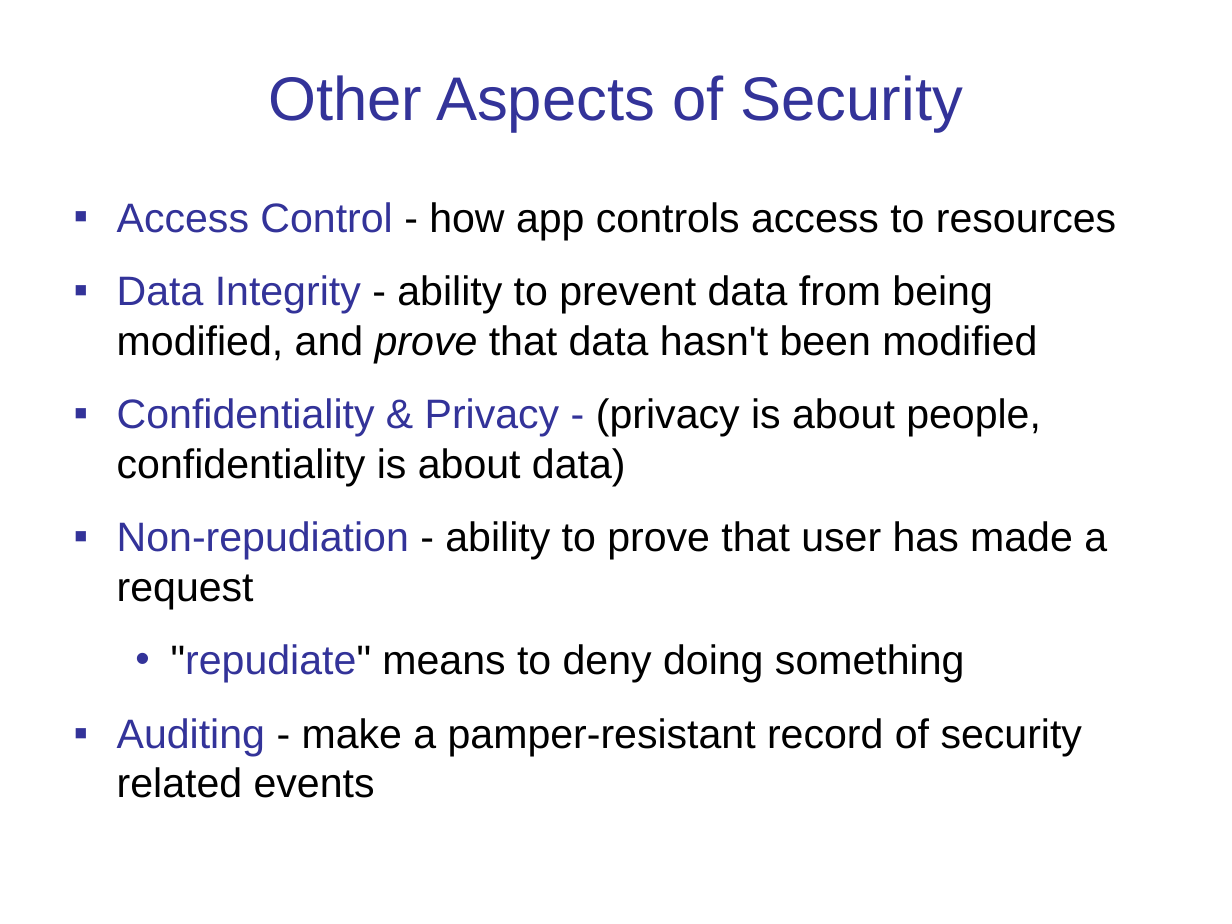
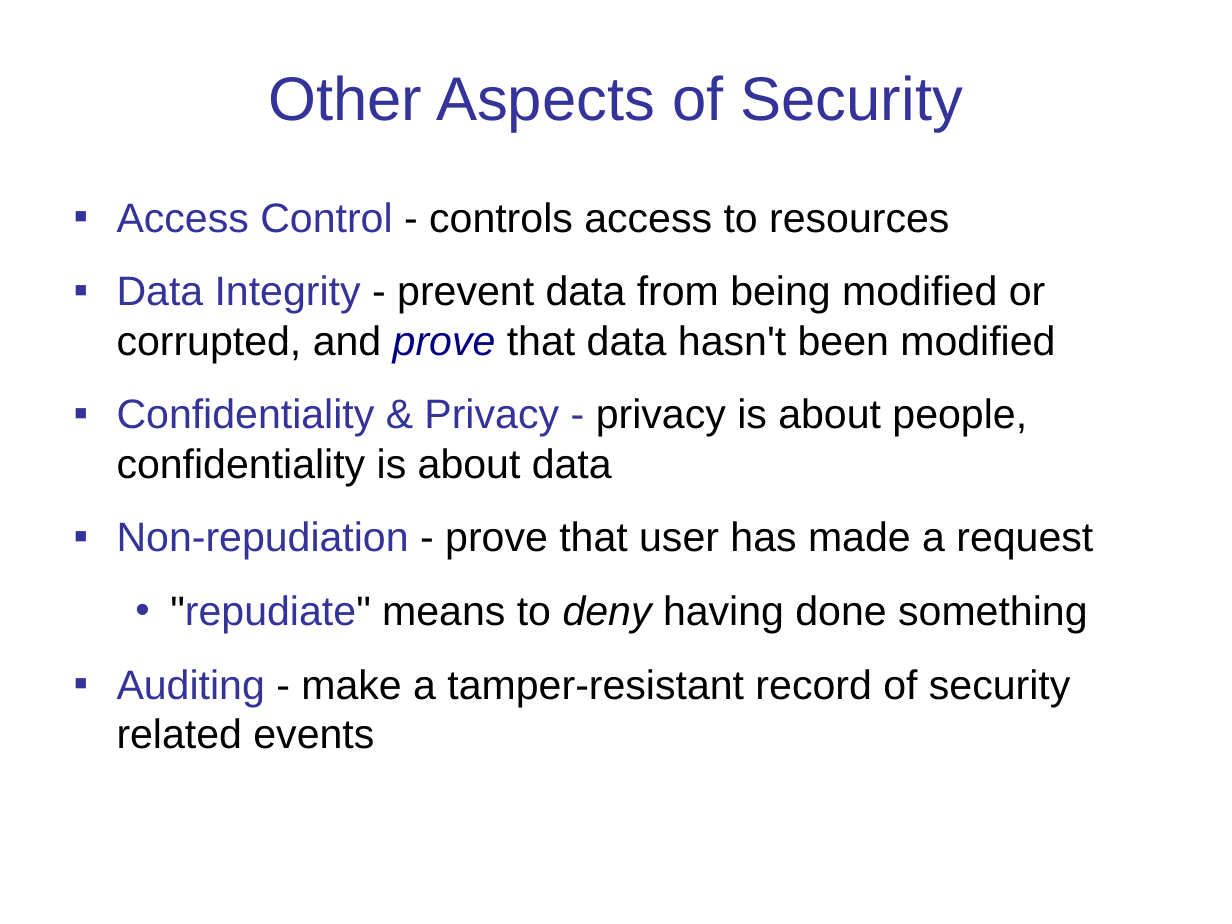
Before and after one commit to cpske/ISP, a slide deck: slide 3 of authentication/Authentication-and-Authorization.ppt. Drawn at 1232x924 pixels with LibreOffice and Linux fonts; fonts in the diff are those of the drawing. Boxes give left, top, right and bottom in pixels: in the first picture for what was removed or moved away, otherwise in the second. Text is boxed around its words. In the diff, an @@ line names an element or a change of style, - is before the commit and + after.

```diff
--- a/authentication/Authentication-and-Authorization.ppt
+++ b/authentication/Authentication-and-Authorization.ppt
@@ text at (117,202,1093,749): text changed @@
-▪ Access Control - how app controls access to resources
-▪ Data Integrity - ability to prevent data from being modified, and prove that data hasn't been modified
-▪ Confidentiality & Privacy - (privacy is about people, confidentiality is about data)
-▪ Non-repudiation - ability to prove that user has made a request
-  • "repudiate" means to deny doing something
-▪ Auditing - make a pamper-resistant record of security related events
+▪ Access Control - controls access to resources
+▪ Data Integrity - prevent data from being modified or corrupted, and prove that data hasn't been modified
+▪ Confidentiality & Privacy - privacy is about people, confidentiality is about data
+▪ Non-repudiation - prove that user has made a request
+  • "repudiate" means to deny having done something
+▪ Auditing - make a tamper-resistant record of security related events
```
Also in this commit, not shown: 12 other slides changed, 7 slides added, 1 slide removed.
